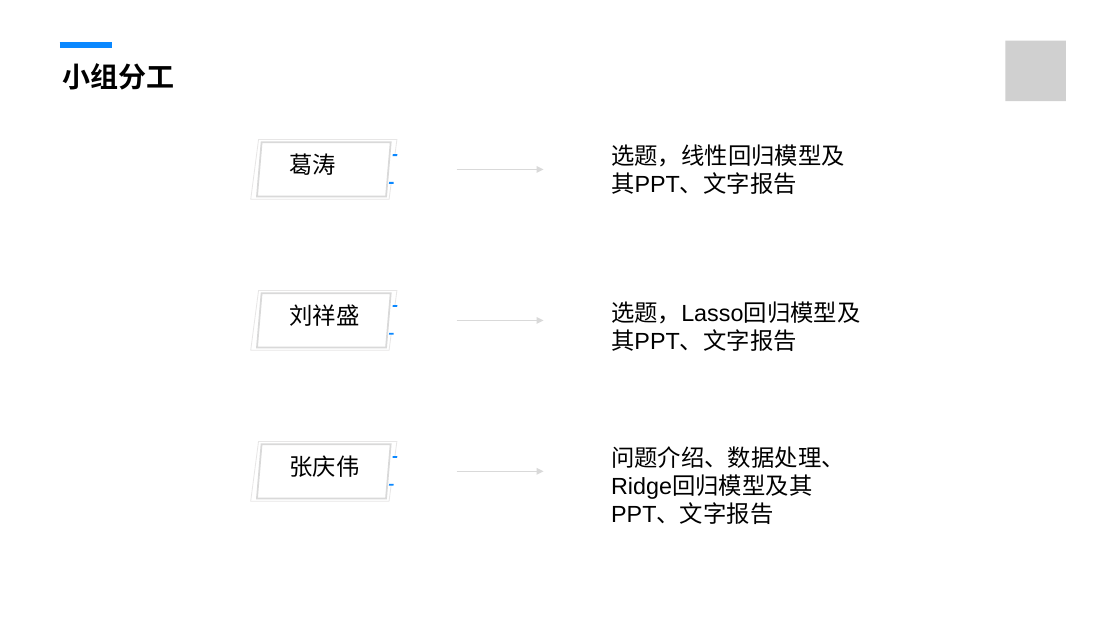
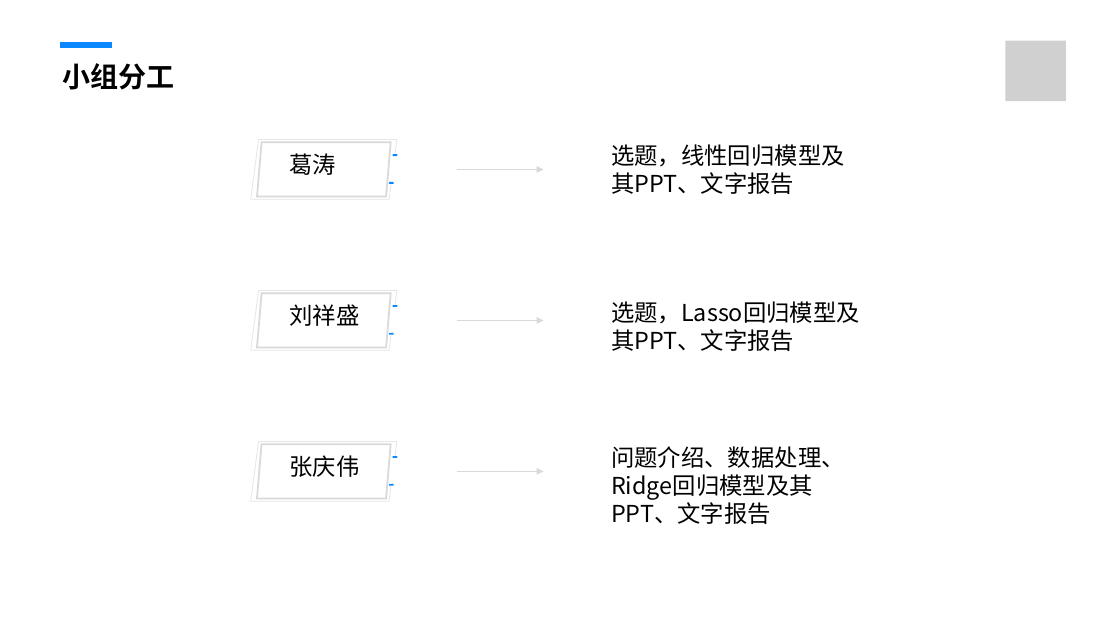
Before and after one commit to fengmian123/mid2rain.github.io, a slide deck: slide 30 of PPT+Word/智能制造质量预测.pptx. Drawn at 1120x630 pixels with LibreOffice and Linux fonts; fonts in the diff are those of the drawing; grey boxes stand for pictures; background and template pictures are left out. Boxes give left, top, right and bottom in pixels: in the first picture for what was removed or moved away, otherwise in the second. Text is boxed around its words. In the diff, an @@ line names an element or a change of style, - is before the commit and + after.

```diff
--- a/PPT+Word/智能制造质量预测.pptx
+++ b/PPT+Word/智能制造质量预测.pptx
@@ font Arial to Noto Sans CJK SC in 3 elements at (611, 144, 845, 194), (611, 301, 860, 351), (611, 446, 845, 524) @@
```
Also in this commit, not shown: 9 other slides changed, 12 slides added, 12 slides removed, 6 other files.
